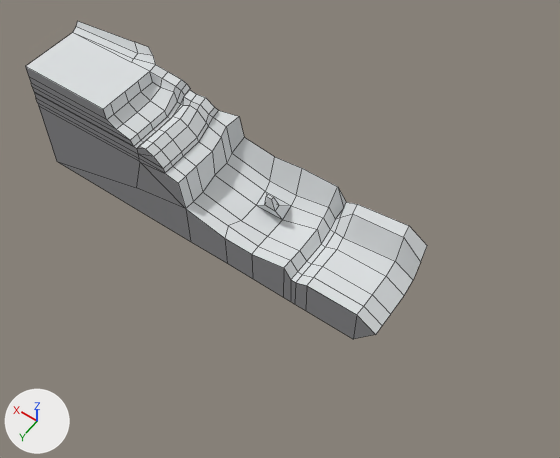
Renders of the Blender file ggj2017/Assets/models/reef/reef.blend from each side of a commit.
Camera for both pictures: a 50 mm camera at (-137.8, 110.1, 157.5) aimed at (-53.7, -7.6, -27.5). The axes (+X, +Y, +Z) are drawn at lower left. The lights are the same throughout. Mesh edges are drawn as thin lines.

The older version as bpy lines, for what is in view:
```python
me_reefmesh_002 = bpy.data.meshes.new('ReefMesh.002')
me_reefmesh_002.from_pydata(...)  # 183 vertices, 159 faces; spans x -95.4..32.2, y -21.0..5.1, z -40.0..5.9
# faces by material slot: [134, 25]
me_reefmesh_002.materials.append(mat_reefmat_001)  # light grey #dde0e1
me_reefmesh_002.materials.append(mat_reeffront_001)  # grey #9c9c9f
ob_reef = bpy.data.objects.new('Reef', me_reefmesh_002)
ob_reef.location = (0.0, 0.0, 0.0)
```
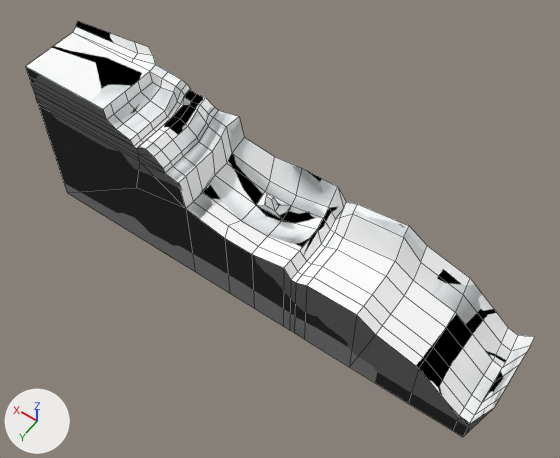
Changed parts and their boxes (x1, y1, x2, y2) in the pictures (560 x 458 px):
'Reef', reshaped (27% wider, 31% taller)
    before: (26, 21, 427, 339)
    after: (26, 21, 534, 437)
part 1 of me_reefmesh_002, built on
    before: (39, 107, 375, 339)
    after: (39, 107, 534, 437)
part 2 of me_reefmesh_002, recoloured
    both: (26, 21, 427, 334)
part 3 of me_reefmesh_002, recoloured (grey to black)
    both: (26, 67, 186, 209)

The change, as a list of edits to the scene's bpy script:
```text
Add img_reeftex:
    img_reeftex = load_image('ReefTex', '_unpacked/ReefTex.png', 1024, 1024, 'sRGB')
Add mat_reefsidemat:
    mat_reefsidemat = bpy.data.materials.new('ReefSideMat')
    # colours: black #383838
    # uses the picture img_reeftex
Add mat_reeftopmat:
    mat_reeftopmat = diffuse_material('ReefTopMat')
    mat_reeftopmat.texture = img_reeftex
Change me_reefmesh_002:
    used by ob_reef; location = (0.0, 0.0, 0.0)
    remove me_reefmesh_002.from_pydata(...)  # 183 vertices, 159 faces; spans x -95.4..32.2, y -21.0..5.1, z -40.0..5.9
    add me_reefmesh_002.from_pydata(...)  # 214 vertices, 187 faces; spans x -131.8..32.2, y -21.0..5.1, z -56.9..5.9
    me_reefmesh_002 part 1
    9 vertices in x -88.9..32.2, y 5.1, z -40.0 move by (0.0, 0.0, -16.9)
    15 vertices are added at x -131.8..-109.5, y -21.0..5.1, z -56.9..-22.2
    6 new vertices lie (-14.3, 0.0, -4.0) away from vertices in x -95.4, y -17.9..5.1, z -30.8..-22.5
    5 new vertices lie (-14.7, 0.0, -12.5) away from vertices in x -109.7, y -15.3..5.1, z -34.8..-32.5
    5 new vertices lie (-3.4, 0.0, -0.9) away from vertices in x -124.4, y -15.3..5.1, z -47.3..-45.0
    24 new faces join them, mat_reeftopmat (picture img_reeftex)
    4 new faces join them, mat_reefsidemat
    me_reefmesh_002 part 2: 134 faces spanning x -95.4..32.2, y -21.0..5.1, z -30.8..5.9 switch from mat_reefmat_001 (light grey #dde0e1) to mat_reeftopmat (picture img_reeftex)
    me_reefmesh_002 part 3: 25 faces spanning x -95.4..32.2, y 5.1, z -56.9..1.9 switch from mat_reeffront_001 (grey #9c9c9f) to mat_reefsidemat
```
